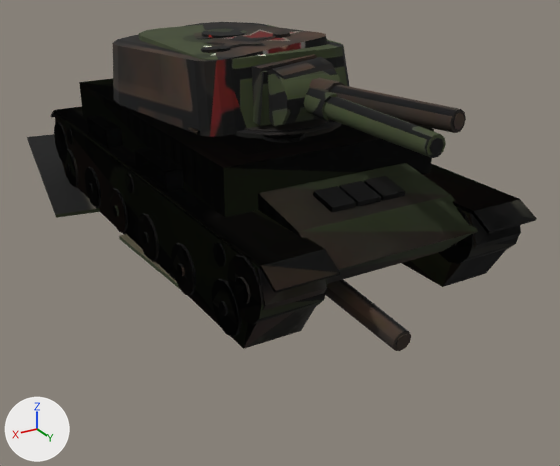
The glTF model public/models/kv1.glb: old version first, new version second.
Before and after are seen from a camera (50 mm lens) standing at (4.78, 8.84, 4.12) and looking at (-0.63, -0.17, -0.38). Lighting does not change. The marker at lower left points along +X, +Y and +Z. The older version comes first. Vertices at exactly the same position are counted once.

Objects in the first picture: 'hull_blown', 'hull_ko', 'hull_trackL', 'hull_trackR', 'turret_blown', 'turret_ko', 'turret_ok'.
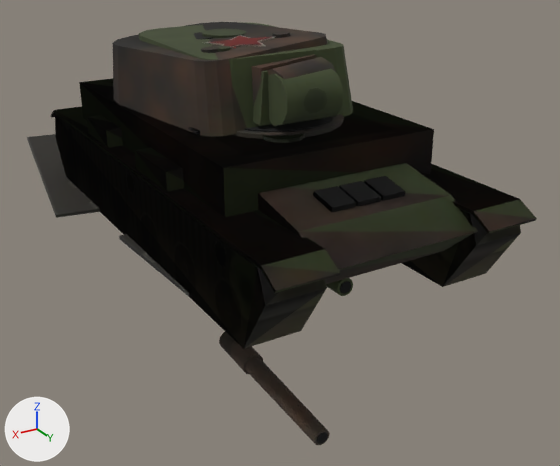
Location of each change, [x1, y1, x2, y2] in pixels of the pictures (560 x 466 px):
'turret_ko', reshaped (37% narrower): before [112, 22, 466, 137]; after [112, 22, 336, 137]
'turret_ok', reshaped (30% narrower, 22% shorter): before [139, 22, 446, 158]; after [139, 22, 353, 128]
'gun_blown', added: after [219, 332, 330, 445]
'turret_blown', reshaped (not visible afterwards): before [326, 280, 411, 351]
'gun_ok', added: after [326, 278, 353, 296]
part 1 of me_kv1_hull_007, deleted (mostly hidden): before [235, 228, 521, 282]
part 2 of me_kv1_hull_007, surface changed: [113, 186, 327, 349] in both
part 3 of me_kv1_hull_009, surface changed: before [27, 125, 537, 296]; after [27, 101, 537, 296]
part 4 of me_kv1_turret_005, deleted: before [326, 280, 411, 351]
part 5 of me_kv1_turret_005, deleted: before [396, 334, 409, 349]
part 6 of me_kv1_turret_003, deleted: before [330, 85, 466, 133]
part 7 of me_kv1_turret_003, deleted: before [309, 78, 346, 92]
part 8 of me_kv1_turret_003, deleted: before [453, 113, 465, 130]
part 9 of me_kv1_turret_003, surface changed: [115, 24, 336, 137] in both
part 10 of me_kv1_turret_001, deleted: before [324, 97, 446, 158]
part 11 of me_kv1_turret_001, deleted: before [304, 88, 337, 122]
part 12 of me_kv1_turret_001, deleted: before [429, 138, 444, 155]
part 13 of me_kv1_turret_001, surface changed: [160, 23, 350, 128] in both

Edits to the bpy script that builds the scene:
```text
Change me_kv1_hull_007:
    remove me_kv1_hull_007.from_pydata(...)  # 1078 vertices, 1884 faces; spans x -2.25..1.71, y -5.63..3.56, z 0.0..1.8
    add me_kv1_hull_007.from_pydata(...)  # 326 vertices, 524 faces; spans x -2.25..1.65, y -5.63..3.56, z 0.0..1.8
    me_kv1_hull_007 part 1: 36 loose pieces with 752 vertices, spanning x -1.71..1.71, y -3.35..3.35, z 0.02..1.04, are deleted
    me_kv1_hull_007 part 2: 523 kept faces spanning x -2.25..1.65, y -5.63..3.56, z 0.0..1.8 get new texture (UV) coordinates
Change me_kv1_hull_009:
    remove me_kv1_hull_009.from_pydata(...)  # 1078 vertices, 1884 faces; spans x -1.71..2.25, y -5.63..3.56, z 0.0..1.8
    add me_kv1_hull_009.from_pydata(...)  # 326 vertices, 524 faces; spans x -1.65..2.25, y -5.63..3.56, z 0.0..1.8
    me_kv1_hull_009 part 3: 524 kept faces spanning x -1.65..2.25, y -5.63..3.56, z 0.0..1.8 get new texture (UV) coordinates
    edits to the shape of me_kv1_hull_009 do not show in these pictures
Change me_kv1_turret_005:
    remove me_kv1_turret_005.from_pydata(...)  # 234 vertices, 400 faces; spans x -0.7..1.52, y -1.51..3.86, z -0.22..1.21
    add me_kv1_turret_005.from_pydata(...)  # 178 vertices, 300 faces; spans x -0.7..1.52, y -1.51..1.84, z -0.22..1.21
    me_kv1_turret_005 part 4: the loose piece of 20 vertices spanning x 0.27..0.56, y 1.49..3.85, z 0.05..0.5 is deleted
    me_kv1_turret_005 part 5: the loose piece of 16 vertices spanning x 0.31..0.46, y 3.81..3.86, z 0.09..0.25 is deleted
    other edits to the shape of me_kv1_turret_005 do not show in these pictures
Change me_kv1_turret_003:
    remove me_kv1_turret_003.from_pydata(...)  # 234 vertices, 400 faces; spans x -1.03..1.38, y -1.79..3.56, z 1.55..2.58
    add me_kv1_turret_003.from_pydata(...)  # 178 vertices, 300 faces; spans x -1.03..1.38, y -1.79..1.61, z 1.55..2.58
    me_kv1_turret_003 part 6: the loose piece of 20 vertices spanning x -0.5..0.11, y 1.19..3.55, z 1.97..2.3 is deleted
    me_kv1_turret_003 part 7: the loose piece of 20 vertices spanning x -0.29..0.14, y 1.19..1.93, z 1.95..2.28 is deleted
    me_kv1_turret_003 part 8: the loose piece of 16 vertices spanning x -0.46..-0.3, y 3.5..3.56, z 2.11..2.27 is deleted
    me_kv1_turret_003 part 9: 292 kept faces spanning x -1.03..1.38, y -1.79..1.61, z 1.55..2.58 get new texture (UV) coordinates
Change me_kv1_turret_001:
    remove me_kv1_turret_001.from_pydata(...)  # 210 vertices, 356 faces; spans x -1.08..1.08, y -1.7..3.69, z 1.64..2.51
    add me_kv1_turret_001.from_pydata(...)  # 154 vertices, 256 faces; spans x -1.08..1.08, y -1.7..1.66, z 1.64..2.51
    me_kv1_turret_001 part 10: the loose piece of 20 vertices spanning x -0.14..0.14, y 1.33..3.67, z 1.91..2.17 is deleted
    me_kv1_turret_001 part 11: the loose piece of 20 vertices spanning x -0.16..0.16, y 1.33..2.03, z 1.89..2.19 is deleted
    me_kv1_turret_001 part 12: the loose piece of 16 vertices spanning x -0.08..0.08, y 3.65..3.69, z 1.96..2.12 is deleted
    me_kv1_turret_001 part 13: 254 kept faces spanning x -1.08..1.08, y -1.7..1.66, z 1.64..2.51 get new texture (UV) coordinates
Add ob_gun_ok:
    ob_gun_ok = bpy.data.objects.new('gun_ok', me_kv1_turret_gun_001)  # 56 vertices, 100 faces; spans x -0.16..0.16, y 0.0..2.36, z -0.15..0.15; in mat_gun_ok (picture img_gun_ok)
    ob_gun_ok.location = (0.0, 0.0, 0.0)
Add ob_gun_blown:
    ob_gun_blown = bpy.data.objects.new('gun_blown', me_kv1_turret_gun_005)  # 56 vertices, 100 faces; spans x 0.26..0.59, y 0.16..2.53, z -1.99..-1.51; in mat_gun_blown (picture img_gun_blown)
    ob_gun_blown.location = (0.0, 0.0, 0.0)
```
